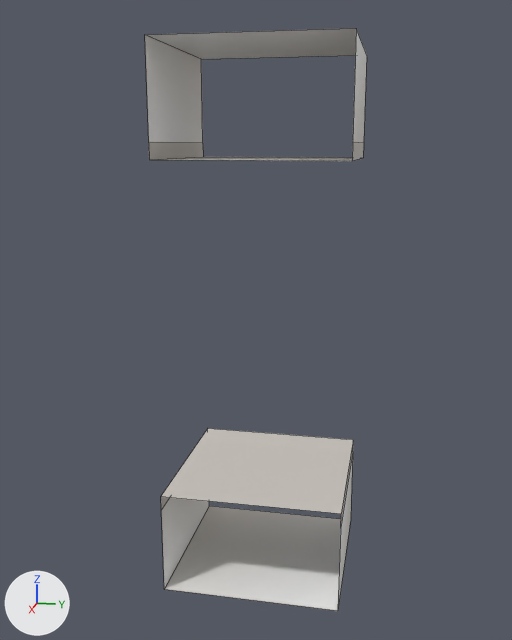
The FBX model Art/models/scene_window_mid.fbx, before and after one commit.
Before and after are seen from a 50 mm lens placed at (3.94, 0.73, 2.49), pointed at (0.01, -0.06, 1.5). Lighting does not change. The marker at lower left points along +X, +Y and +Z. Mesh edges are drawn as thin lines. Where no turn or scale is listed for an object, it has been applied to the vertices.

Objects in the first picture: 'mesh_wall_window_mid'.
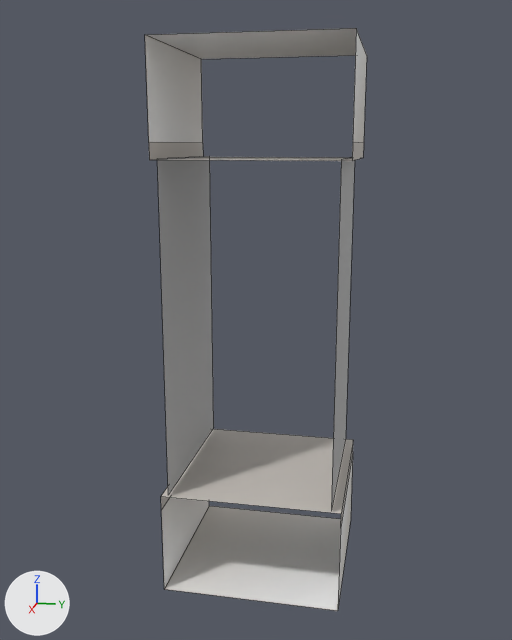
The newer file is also turned or shifted as a whole; pictures and numbers use the older file's frame.

Patch to the scene script:
```diff
--- a/Art/models/scene_window_mid.fbx.py
+++ b/Art/models/scene_window_mid.fbx.py
@@ mat_lambert1 @@
+mat_lambert1 = principled_material('lambert1')
+mat_lambert1.base_color = (0.5, 0.5, 0.5)  # grey #bcbcbc
@@ me_mesh_001 @@
+me_mesh_001.from_pydata([(-0.5, -0.46, 0.6), (0.5, -0.46, 0.6), (-0.5, -0.46, 2.42), (0.5, -0.46, 2.42), (-0.5, 0.45, 2.42), (0.5, 0.45, 2.42), (-0.5, 0.45, 0.6), (0.5, 0.45, 0.6)], [], [(0, 1, 3, 2), (4, 5, 7, 6)])
+me_mesh_001.materials.append(mat_lambert1)  # grey #bcbcbc
@@ ob_mesh_alpha @@
+ob_mesh_alpha = bpy.data.objects.new('mesh_alpha', me_mesh_001)
+ob_mesh_alpha.location = (0.0, 0.0, 0.0)
```

Location of each change, [x1, y1, x2, y2] in pixels of the pictures (512 x 640 px):
'mesh_alpha', added: after [157, 156, 355, 511]
